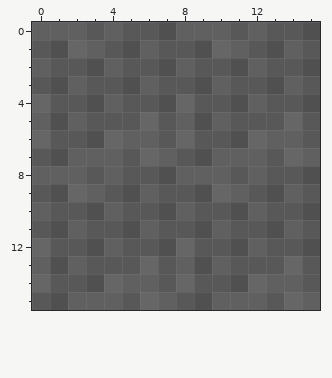
Edited in one commit: pixel-art file (source/colored.aseprite). The picture above is the old version.
16x16 pixels, 1 frame. Colours within 5 levels of each other are drawn and written as one.
The result:
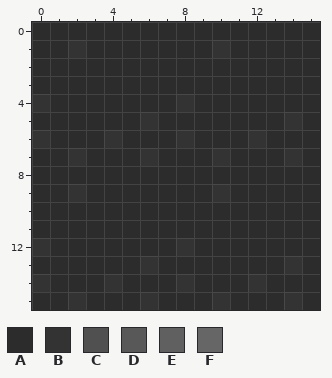
Palette (. is transparent): A #2c2c2c  B #333333  C #505050  D #585858  E #606060  F #666666
Difference:
Changed rows in their new state; - is an unchanged pixel.
Layer "Color":
first column x 0:
 0 AAAAAAAAAAAAAAAA
 1 AABAAAAAAABAAAAA
 2 AAAAAAAAAAAAAAAA
 3 AAAAAAAAAAAAAAAA
 4 BAAAAAAABAAAAAAA
 5 AAAAAABAAAAAAABA
 6 BAAABAAABAAABAAA
 7 AABAAABAAABAAABA
 8 AAAAAAAAAAAAAAAA
 9 AABAAAAAAABAAAAA
10 AAAAAAAAAAAAAAAA
11 AAAAAAAAAAAAAAAA
12 BAAAAAAABAAAAAAA
13 AAAAAABAAAAAAABA
14 BAAABAAABAAABAAA
15 AABAAABAAABAAABA
Boxes around the changes in both pictures, in picture pixels (x1, y1, x2, y2):
changed: (32, 22, 320, 310)
